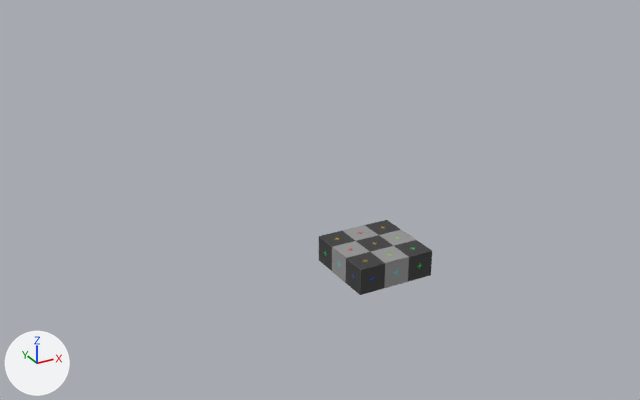
The glTF model Assets/3D Placeholders/Modular Floor.glb: old version first, new version second.
Camera for both pictures: a 50 mm lens placed at (-17.2, -26.0, 14.4), pointed at (-4.1, -2.1, 2.5). Lighting does not change. The marker at lower left points along +X, +Y and +Z. Vertices at the same position are counted once.

The older version as bpy lines, for what is in view:
```python
me_cube_001 = bpy.data.meshes.new('Cube.001')
me_cube_001.from_pydata(...)  # a box spanning x 0.0..3.0, y -3.0..0.0, z -1.0..0.0
me_cube_001.materials.append(mat_grey)  # picture img_uv_grid
ob_modular_floor = bpy.data.objects.new('Modular Floor', me_cube_001)
ob_modular_floor.location = (-3.0, 0.0, 0.0)
```
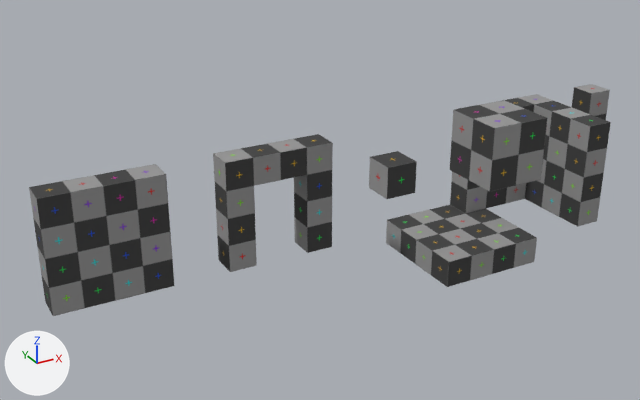
Location of each change, (x1, y1, x2, y2) in pixels of the pictures (640 x 400 px):
'Modular Wall', added: after (29, 164, 174, 316)
'Modular Floor', mesh rescaled, moved (33% wider, 9% taller): before (319, 220, 432, 295); after (386, 205, 537, 287)
'Modular Wall Doorway', added: after (213, 134, 333, 272)
'Modular Wall Corner', added: after (450, 94, 611, 227)
'Modualr Test Cube 2x2', added: after (450, 100, 547, 192)
'Modualr Test Cube 1x1', added: after (369, 151, 417, 199)
'Modular Pillar', added: after (572, 84, 610, 120)

Edits to the bpy script that builds the scene:
```text
Change me_cube_001:
    where me_cube_001.from_pydata(...)  # 8 vertices, 12 faces; spans x 0.0..3.0, y -3.0..0.0, z -1.0..0.0
    used by ob_modular_floor; location = (-3.0, 0.0, 0.0)
    me_cube_001 part 1: the whole mesh is scaled about the mesh origin by (1.33, 1.33, 1)
Add me_cube_009:
    me_cube_009.from_pydata(...)  # a box spanning x 0.0..1.0, y -1.0..0.0, z 0.0..1.0
    me_cube_009.materials.append(mat_grey)  # picture img_uv_grid
Add me_cube_008:
    me_cube_008.from_pydata(...)  # a box spanning x 0.0..2.0, y -2.0..0.0, z 0.0..2.0
    me_cube_008.materials.append(mat_grey)  # picture img_uv_grid
Add me_cube_007:
    me_cube_007.from_pydata(...)  # 16 vertices, 28 faces; spans x 0.0..4.0, y -4.0..0.0, z 0.0..4.0
    me_cube_007.materials.append(mat_grey)  # picture img_uv_grid
Add me_cube_005:
    me_cube_005.from_pydata(...)  # a box spanning x 0.0..1.0, y -1.0..0.0, z 0.0..4.0
    me_cube_005.materials.append(mat_grey)  # picture img_uv_grid
Add me_cube_004:
    me_cube_004.from_pydata(...)  # 24 vertices, 44 faces; spans x 0.0..4.0, y -1.0..0.0, z 0.0..4.0
    me_cube_004.materials.append(mat_grey)  # picture img_uv_grid
Add me_cube_002:
    me_cube_002.from_pydata(...)  # a box spanning x 0.0..4.0, y -1.0..0.0, z 0.0..4.0
    me_cube_002.materials.append(mat_grey)  # picture img_uv_grid
Change ob_modular_floor:
    ob_modular_floor.location: (-3.0, 0.0, 0.0) -> (0.0, 0.0, 0.0)
Add ob_modualr_test_cube_1x1:
    ob_modualr_test_cube_1x1 = bpy.data.objects.new('Modualr Test Cube 1x1', me_cube_009)
    ob_modualr_test_cube_1x1.location = (-4.0, -5.0, 4.0)
Add ob_modualr_test_cube_2x2:
    ob_modualr_test_cube_2x2 = bpy.data.objects.new('Modualr Test Cube 2x2', me_cube_008)
    ob_modualr_test_cube_2x2.location = (-1.0, -5.0, 4.0)
Add ob_modular_wall_corner:
    ob_modular_wall_corner = bpy.data.objects.new('Modular Wall Corner', me_cube_007)
    ob_modular_wall_corner.location = (3.0, 0.0, 0.0)
Add ob_modular_pillar:
    ob_modular_pillar = bpy.data.objects.new('Modular Pillar', me_cube_005)
    ob_modular_pillar.location = (9.0, 0.0, 0.0)
Add ob_modular_wall_doorway:
    ob_modular_wall_doorway = bpy.data.objects.new('Modular Wall Doorway', me_cube_004)
    ob_modular_wall_doorway.location = (-7.0, 0.0, 0.0)
Add ob_modular_wall:
    ob_modular_wall = bpy.data.objects.new('Modular Wall', me_cube_002)
    ob_modular_wall.location = (-13.0, 0.0, 0.0)
```
